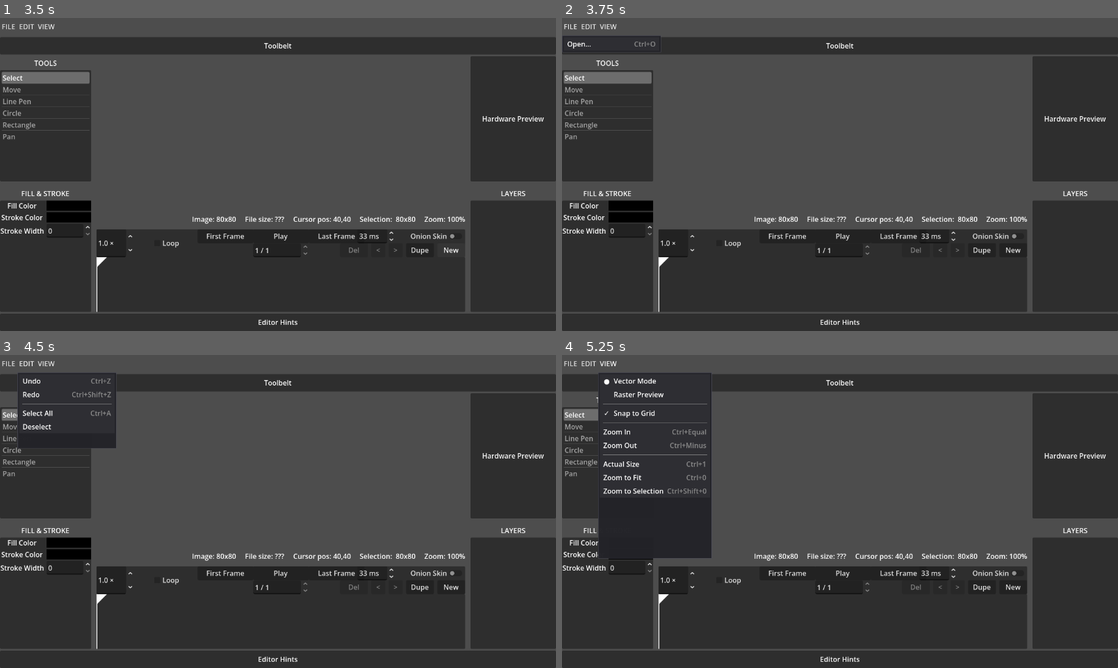
Above: before the commit, frames 1-4 (two rows, left to right).
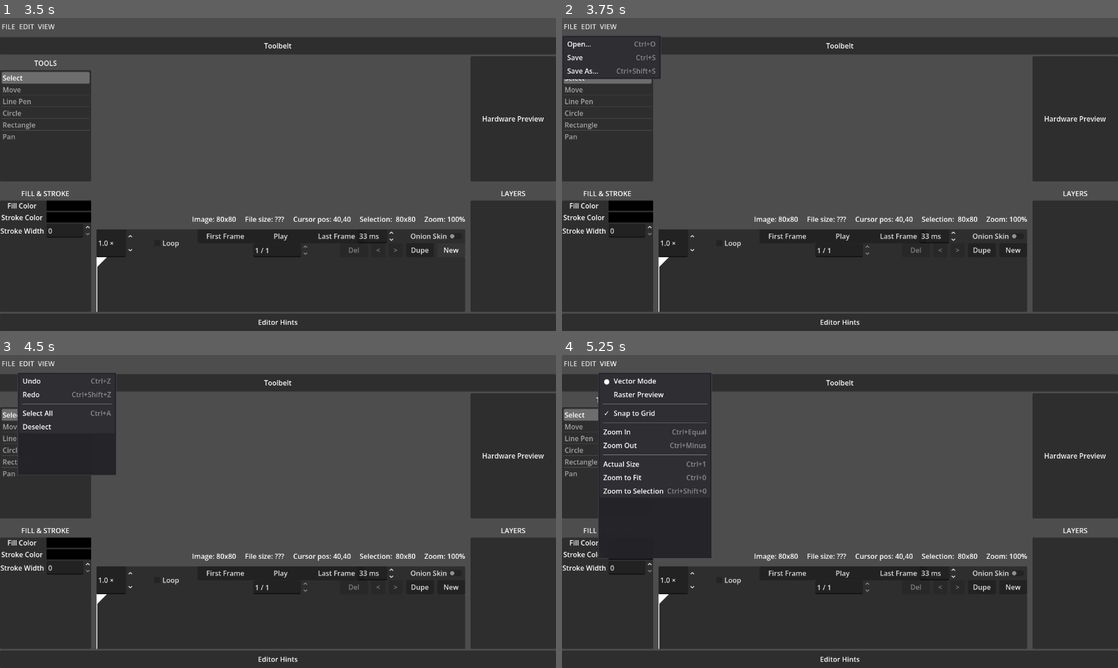
Above: after the commit, the same moments.

Repository: erlog135/Ripple
Game: Godot game, scene res://scenes/Editor.tscn
Two runs of this game, one before a commit and one after it. Both use one fixed random seed, a clock stepped at 60 frames per second and the inputs below.
Inputs:
- Up to frame 1 (3.5 s): click "Play" at 0.5 s; click "Play" at 1.25 s; click "New" at 2 s; click "New" at 2.75 s
- Up to frame 2 (3.75 s): click "FILE" at 3.5 s
- Up to frame 3 (4.5 s): click "EDIT" at 4.25 s
- Up to frame 4 (5.25 s): click "VIEW" at 5 s

Frame 1 is identical in both runs. In frame 2, 1.3% of the frame differs, in the area x 0-18%, y 11-20%; in frame 3, 0.5%; in frame 4, nothing differs.

Commit message:
add saving files!

Diff:
--- a/managers/fileman.gd
+++ b/managers/fileman.gd
@@ -1,6 +1,8 @@
 extends Node
 
 signal pdc_loaded(pdc: DrawCommandSequence)
+signal file_loaded(size_bytes: int)
+signal file_saved(size_bytes: int)
 
 func _ready():
 	pdc_loaded.connect(func(pdc: DrawCommandSequence):
@@ -11,8 +13,14 @@
 func new_file():
 	print_debug("hi")
 
-func load_project(path):
-	pass
+func load_project(path: String) -> void:
+	pdc_to_gd(path)
+
+func save_file() -> void:
+	if ProjectData.current_path.is_empty():
+		save_as_file_dialog()
+	else:
+		gd_to_pdc(ProjectData.current_path, ProjectData.current_sequence)
 
 func open_file_dialog():
 	var file_dialog = FileDialog.new()
@@ -22,6 +30,19 @@
 	file_dialog.file_mode = FileDialog.FILE_MODE_OPEN_FILE
 	file_dialog.access = FileDialog.ACCESS_FILESYSTEM
 	file_dialog.filters = ["*.pdc", "*.pdcs"]
+	file_dialog.use_native_dialog = true
+
+	file_dialog.popup_centered()
+
+func save_as_file_dialog():
+	var file_dialog = FileDialog.new()
+	get_tree().root.add_child(file_dialog)
+	file_dialog.file_selected.connect(func(path: String): gd_to_pdc(path, ProjectData.current_sequence))
+
+	file_dialog.file_mode = FileDialog.FILE_MODE_SAVE_FILE
+	file_dialog.access = FileDialog.ACCESS_FILESYSTEM
+	file_dialog.filters = ["*.pdc", "*.pdcs"]
+	file_dialog.use_native_dialog = true
 
 	file_dialog.popup_centered()
 
@@ -47,6 +68,8 @@
 		push_error("Unknown PDC magic word: " + magic)
 		return null
 
+	ProjectData.current_path = path
+	file_loaded.emit(file.get_length())
 	pdc_loaded.emit(sequence)
 	return sequence
 
@@ -144,6 +167,8 @@
 		file.store_32(_pdc_sequence_data_size(sequence))
 		_pdc_write_sequence(file, sequence)
 
+	ProjectData.current_path = path
+	file_saved.emit(file.get_position())
 	return true
 
 func _pdc_write_image(file: FileAccess, image: DrawCommandImage) -> void:
@@ -218,8 +243,8 @@
 		size += 2 + _pdc_command_list_size(image.commands)  # duration + command list
 	return size
 
-func save_project(path):
-	pass
+func save_project(path: String) -> void:
+	gd_to_pdc(path, ProjectData.current_sequence)
 
 func export_frame(path):
 	pass
--- a/managers/menu_dispatcher.gd
+++ b/managers/menu_dispatcher.gd
@@ -12,6 +12,10 @@
 	match action_id:
 		"file_open":
 			Fileman.open_file_dialog()
+		"file_save":
+			Fileman.save_file()
+		"file_save_as":
+			Fileman.save_as_file_dialog()
 		"edit_undo":
 			HistoryManager.undo()
 		"edit_redo":
--- a/managers/menu_schema.gd
+++ b/managers/menu_schema.gd
@@ -52,6 +52,18 @@
 				"type": "action",
 				"label": "Open...",
 				"shortcut": shortcut(KEY_O, true),
+			},
+			{
+				"id": "file_save",
+				"type": "action",
+				"label": "Save",
+				"shortcut": shortcut(KEY_S, true),
+			},
+			{
+				"id": "file_save_as",
+				"type": "action",
+				"label": "Save As...",
+				"shortcut": shortcut(KEY_S, true, true),
 			},
 		],
 		"Edit": [
--- a/managers/project_data.gd
+++ b/managers/project_data.gd
@@ -2,6 +2,7 @@
 
 signal data_changed(by_user: bool, affected_frame: int)
 
+var current_path: String = ""
 var current_sequence: DrawCommandSequence
 
 func set_current_sequence(sequence: DrawCommandSequence):
--- a/scenes/interface/hud_layer.gd
+++ b/scenes/interface/hud_layer.gd
@@ -14,6 +14,8 @@
 	EditorState.view_changed.connect(_on_view_changed)
 	EditorState.selection_changed.connect(_on_selection_changed)
 	EditorState.drag_updated.connect(_on_drag_updated)
+	Fileman.file_loaded.connect(_on_file_size_changed)
+	Fileman.file_saved.connect(_on_file_size_changed)
 
 func _on_mouse_position_changed(screen_pos: Vector2) -> void:
 	var canvas_center := get_rect().size / 2.0
@@ -75,3 +77,6 @@
 	var size := max_pos - min_pos
 	selection_dimensions.text = "Selection: %d x %d" % [ceili(size.x), ceili(size.y)]
 	selection_dimensions.show()
+
+func _on_file_size_changed(size_bytes: int) -> void:
+	file_size.text = "Size: %d B" % size_bytes
Not shown, added: test/pdc/Spider2.pdc
